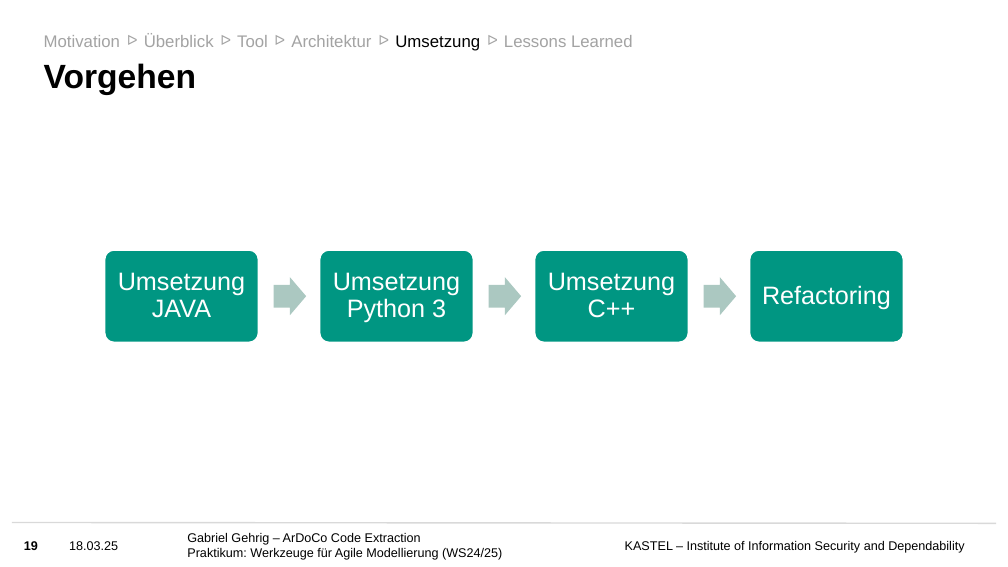
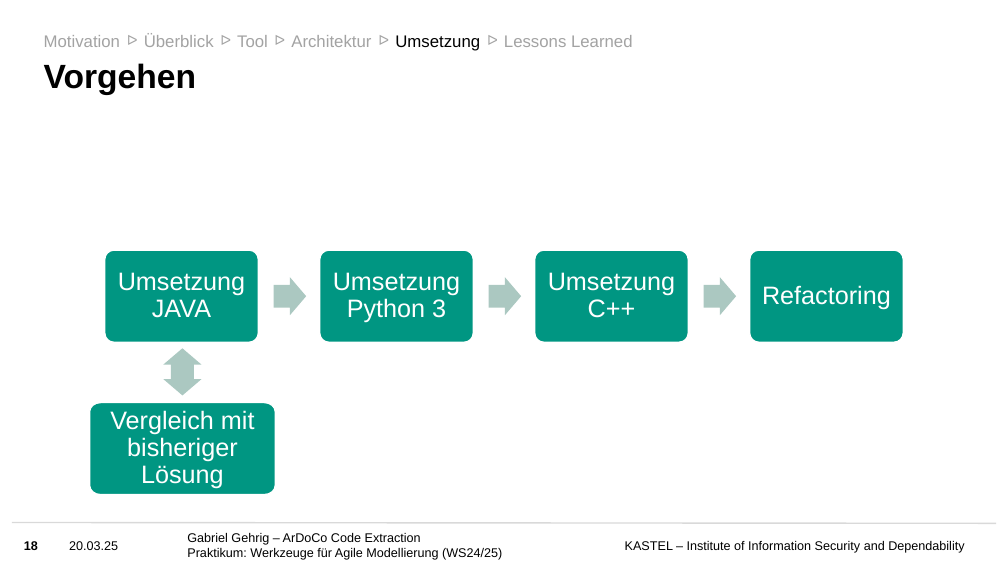
Before and after one commit to ardoco/ardoco, a slide deck: slide 18 of doc/Folien Praktikum ArDoCo.pptx (slide 19 before the commit). Drawn at 1008x567 pixels with LibreOffice and Linux fonts; fonts in the diff are those of the drawing; background and template pictures are left out. Boxes give left, top, right and bottom in pixels: in the first picture for what was removed or moved away, otherwise in the second. Text is boxed around its words. In the diff, an @@ line names an element or a change of style, - is before the commit and + after.

```diff
--- a/doc/Folien Praktikum ArDoCo.pptx
+++ b/doc/Folien Praktikum ArDoCo.pptx
@@ freeform shape added at bbox=[163, 349, 202, 381], fill #ABC9C1 @@
@@ freeform shape added at bbox=[163, 363, 202, 395], fill #ABC9C1 @@
@@ freeform shape added at bbox=[90, 403, 275, 495], fill #009682, outline #FFFFFF 1 pt, 18 pt, text #FFFFFF @@
+Vergleich mit bisheriger Lösung
@@ text at bbox=[69, 541, 118, 550]: text changed @@
-18.03.25
+20.03.25
```
Also in this commit, not shown: 24 other slides changed, 2 other files.
